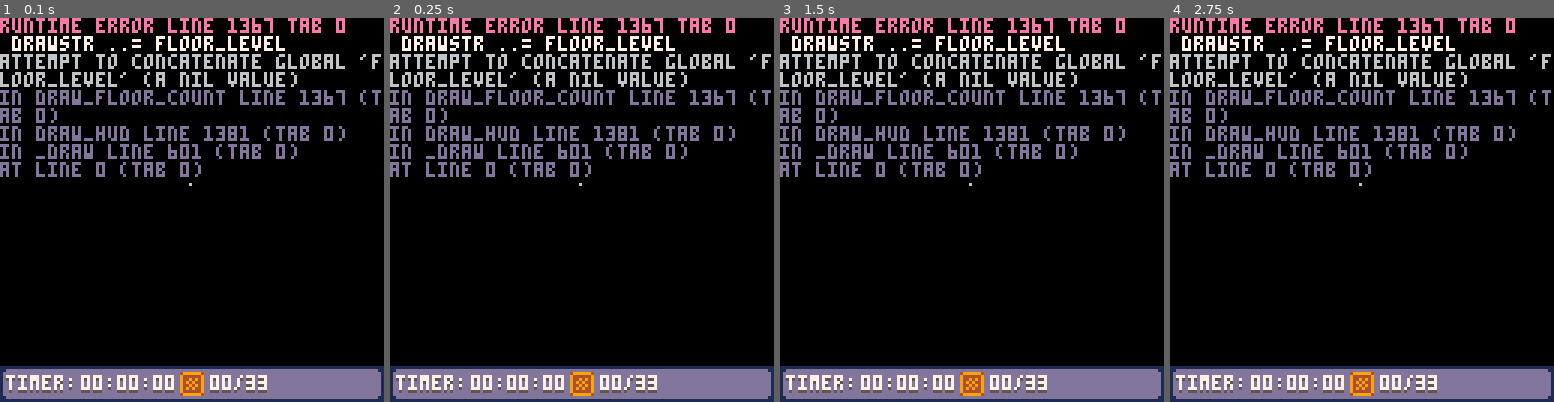
Above: before the commit, frames 1-4 (left to right).
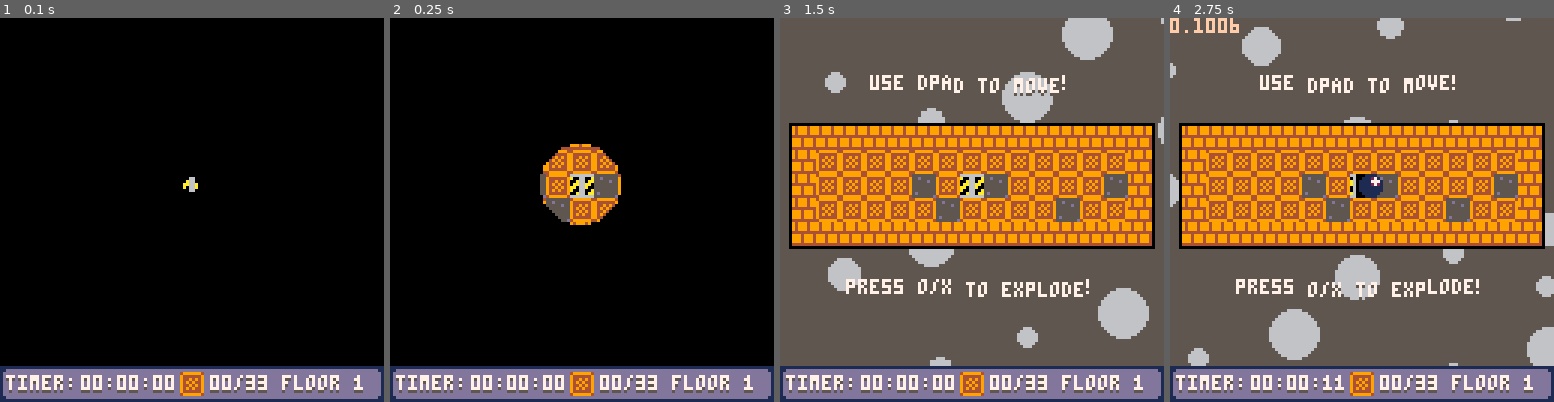
Above: after the commit, the same moments.

Repository: SHKBRD/P8CrateBall
Game: PICO-8 cartridge balltest24.p8
The game is run twice, just before and just after one commit, with the same random seed, the same clock (stepped at 60 frames per second) and the same inputs.
Inputs:
- Up to frame 1 (0.1 s): no input
- Up to frame 2 (0.25 s): no input
- Up to frame 3 (1.5 s): tap X (X key) at 0.33, 1.07 s; tap O (Z key) at 0.7 s
- Up to frame 4 (2.75 s): hold Right 1.6-2.1 s; tap O (Z key) at 1.7, 2.1, 2.5 s; tap X (X key) at 1.85 s; hold Up 2.15-2.42 s; hold Right from 2.47 s (still down)

The runs differ from the first frame. In frame 1, 11% of the frame differs, in the area x 0-100%, y 0-98%; in frame 2, 14%; in frame 3, 89%; in frame 4, 89%.
Error before the commit: runtime error line 1367 tab 0; drawstr ..= floor_level; attempt to concatenate global 'floor_level' (a nil value)

Commit message:
add floor 1 controls text

Diff:
--- a/balltest24.p8
+++ b/balltest24.p8
@@ -58,6 +58,7 @@
 	clky = 131
 
 	--gamestate
+	floor_level = 1
 
 	init_floor_dimens()
 
@@ -596,6 +597,10 @@
  	draw_trapdoor()
  	draw_players()
  end
+
+	draw_particles()
+
+	draw_level_text()
 
 	draw_transition_elements()
 
@@ -1309,6 +1314,15 @@
 	end
 end
 
+function draw_wavy_str(str, x, y)
+	strver = tostr(str)
+	for ind=1,#strver do
+		draw_letter(strver[ind], x, y+sin(frameoff+ind/#strver)*0.75)
+		x += 4
+	end
+end
+
+
 function draw_clock()
 
 	draw_str("timer:", 14, 131)
@@ -1371,6 +1385,13 @@
 	draw_str(drawstr, 106, 131)
 end
 
+function draw_level_text()
+	if floor_level == 1 then
+		draw_wavy_str("use dpad to move!", 42, 32)
+		draw_wavy_str("press o/x to explode!", 34, 100)
+	end
+end
+
 function draw_debug()
 	draw_mem()
 	draw_cpu()
@@ -1382,7 +1403,7 @@
 	draw_clock()
 	draw_crates_rem()
 	draw_floor_count()
-	if (debug) draw_debug()
+	//if (debug) draw_debug()
 end
 -->8
 --player
